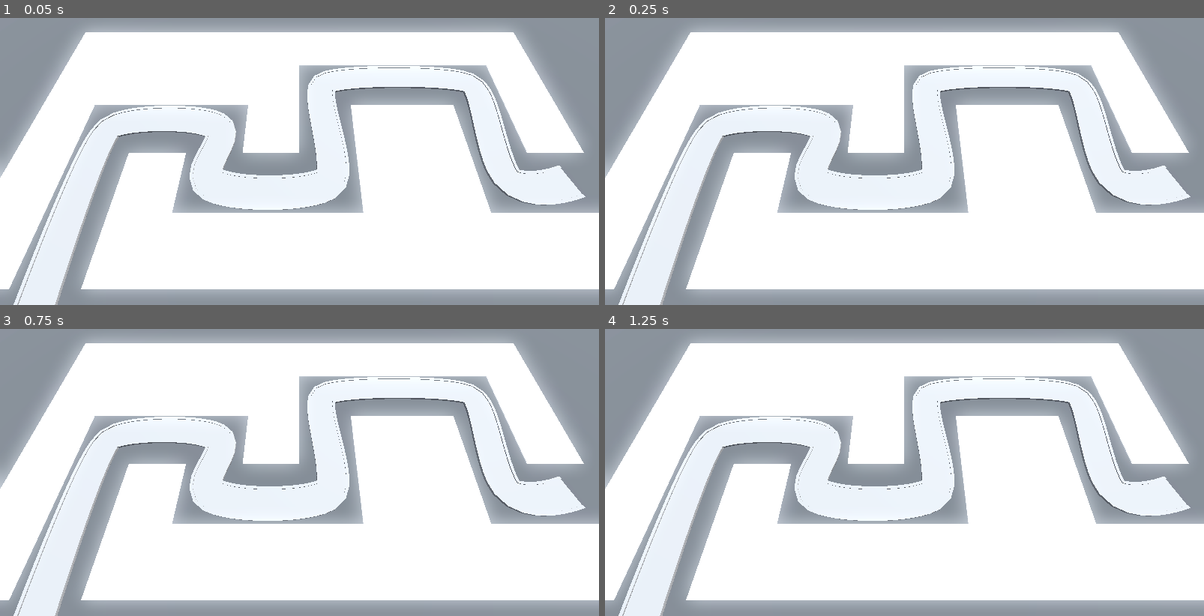
Above: before the commit, frames 1-4 (two rows, left to right).
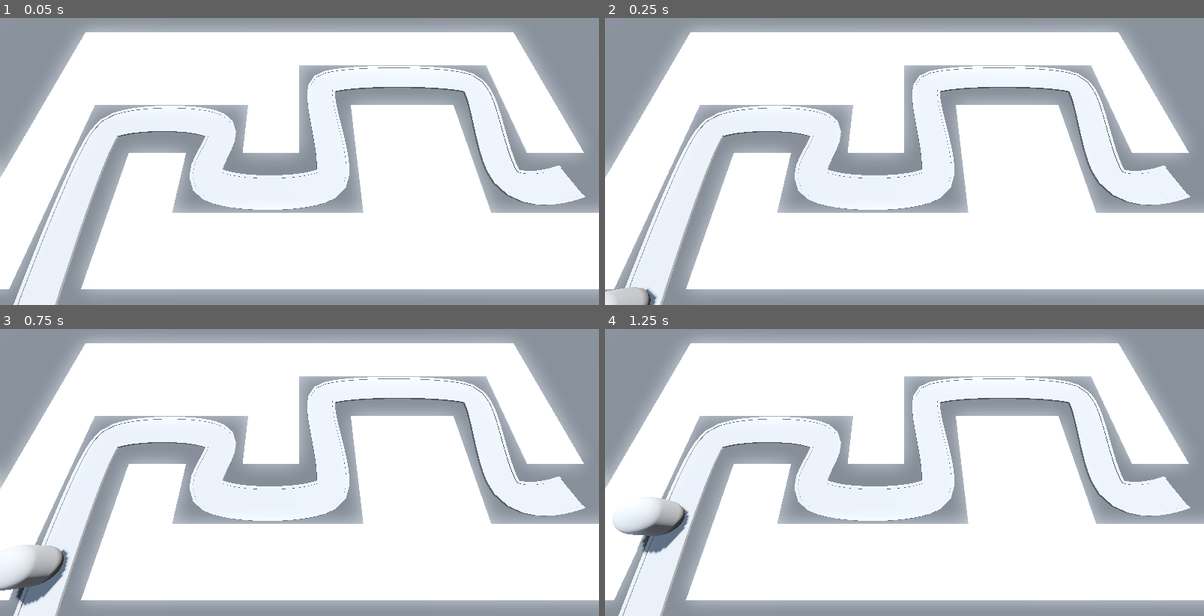
Above: after the commit, the same moments.

Repository: SugarF0x/barblast-3d
Game: Godot game, scene res://BaseLevel.tscn
The game is run twice, just before and just after one commit, with the same random seed, the same clock (stepped at 60 frames per second) and the same inputs. Before the commit the project has no main scene; this scene is started directly in both runs.
Inputs:
- Up to frame 1 (0.05 s): no input
- Up to frame 2 (0.25 s): no input
- Up to frame 3 (0.75 s): no input
- Up to frame 4 (1.25 s): no input

Frame 1 is identical in both runs. In frame 2, 0.5% of the frame differs, in the area x 0-9%, y 93-100%; in frame 3, 1.5%, in the area x 0-12%, y 75-98%; in frame 4, 1.3%.

Commit message:
add basic enemy scene

Diff:
--- a/BaseLevel.tscn
+++ b/BaseLevel.tscn
@@ -1,6 +1,7 @@
-[gd_scene load_steps=7 format=3 uid="uid://drh3kj7778ibt"]
+[gd_scene load_steps=8 format=3 uid="uid://drh3kj7778ibt"]
 
 [ext_resource type="MeshLibrary" uid="uid://cesoulgt1yff5" path="res://MeshLibraries/SpaceLibrary.tres" id="1_j15wq"]
+[ext_resource type="PackedScene" uid="uid://butwu35p7bjro" path="res://Enemy/enemy.tscn" id="2_wgbja"]
 
 [sub_resource type="ProceduralSkyMaterial" id="ProceduralSkyMaterial_mwvmm"]
 sky_horizon_color = Color(0.64625, 0.65575, 0.67075, 1)
@@ -91,3 +92,6 @@
 path_continuous_u = true
 path_u_distance = 1.0
 path_joined = false
+
+[node name="Enemy" parent="Path3D" instance=ExtResource("2_wgbja")]
+transform = Transform3D(0.999994, 0, 0, 0, 1, 0, 0, 0, 0.999994, -14, 0, 14)
--- /dev/null
+++ b/Enemy/enemy.gd
@@ -0,0 +1,8 @@
+extends PathFollow3D
+
+
+@export_range(1.0,10.0) var speed = 5.0
+
+
+func _process(delta: float) -> void:
+	progress += speed * delta
--- /dev/null
+++ b/Enemy/enemy.tscn
@@ -0,0 +1,16 @@
+[gd_scene load_steps=3 format=3 uid="uid://butwu35p7bjro"]
+
+[ext_resource type="Script" path="res://Enemy/enemy.gd" id="1_npdv6"]
+
+[sub_resource type="CapsuleMesh" id="CapsuleMesh_fg4r4"]
+radius = 1.0
+height = 3.0
+
+[node name="Enemy" type="PathFollow3D"]
+transform = Transform3D(0.999994, 0, 0, 0, 1, 0, 0, 0, 0.999994, 0, 0, 0)
+loop = false
+script = ExtResource("1_npdv6")
+
+[node name="MeshInstance3D" type="MeshInstance3D" parent="."]
+transform = Transform3D(1, 0, 0, 0, 1, 0, 0, 0, 1, 0, 1.5, 0)
+mesh = SubResource("CapsuleMesh_fg4r4")
--- a/project.godot
+++ b/project.godot
@@ -11,5 +11,6 @@
 [application]
 
 config/name="Barblast"
+run/main_scene="res://BaseLevel.tscn"
 config/features=PackedStringArray("4.2", "Forward Plus")
 config/icon="res://icon.svg"
Not shown: 4 places in MeshLibraries/SpaceLibrary.tres that only renumber resources
